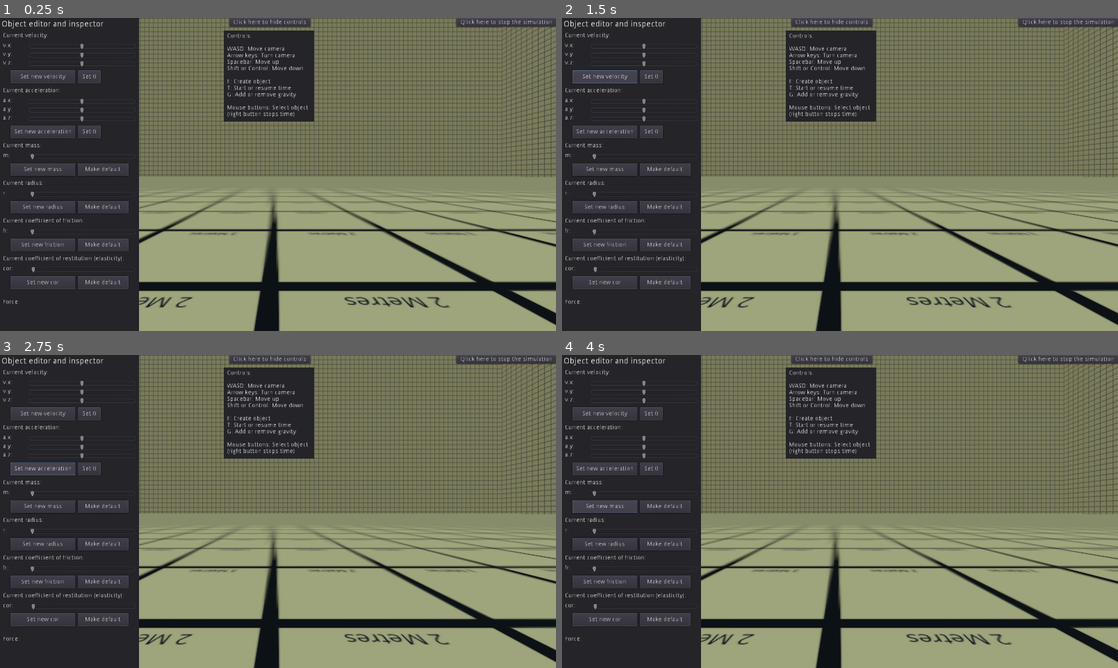
Above: before the commit, frames 1-4 (two rows, left to right).
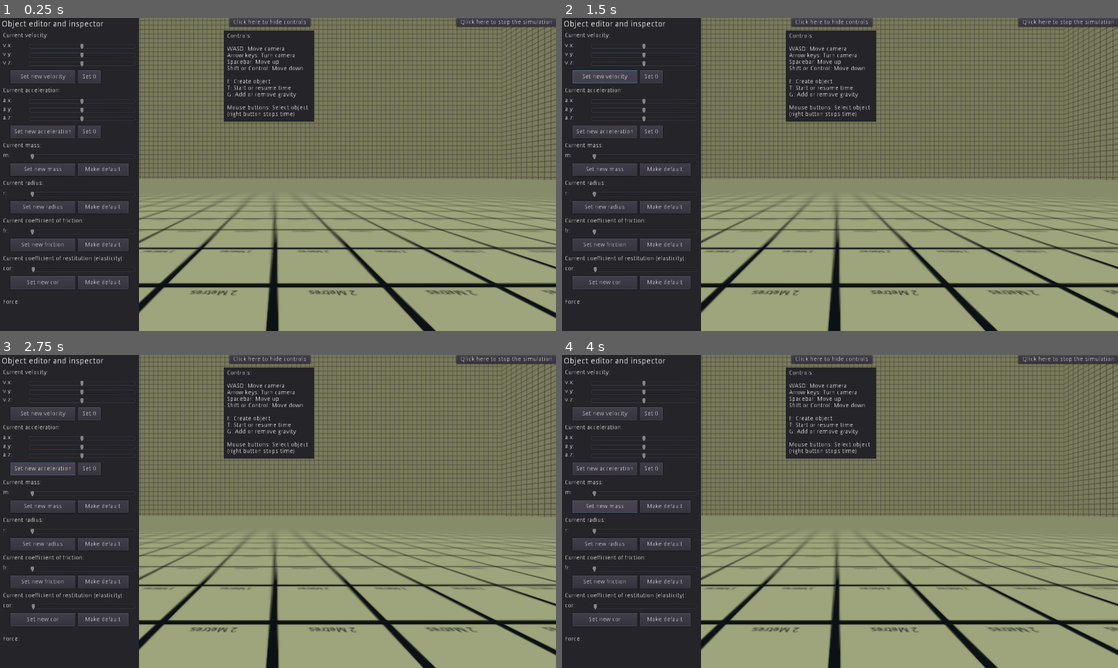
Above: after the commit, the same moments.

Repository: IvoMiricRibeiro/MaturaArbeit
Game: Godot game, scene res://Spatial.tscn
The game is run twice, just before and just after one commit, with the same random seed, the same clock (stepped at 60 frames per second) and the same inputs.
Inputs:
- Up to frame 1 (0.25 s): no input
- Up to frame 2 (1.5 s): click "Set new velocity" at 0.5 s; click "Set new velocity" at 1.25 s
- Up to frame 3 (2.75 s): click "Set new acceleration" at 2 s
- Up to frame 4 (4 s): click "Set new acceleration" at 2.75 s; click "Set new mass" at 3.5 s

The runs differ from the first frame. In frame 1, 12% of the frame differs, in the area x 25-100%, y 0-100%; in frame 2, 12%; in frame 3, 12%; in frame 4, 12%.

Commit message:
Tiny fixes.

Diff:
--- a/Body.gd
+++ b/Body.gd
@@ -3,7 +3,7 @@
 var Velocity = Vector3() setget VSet
 var Acceleration = Vector3() setget ASet
 
-var Mass = 1.0 setget MSet
+var Mass = 1 setget MSet
 var Elastic = false
 var Friction = 0.2
 var Radius = 1
@@ -21,7 +21,7 @@
 onready var Controler = get_parent()
 onready var CMesh = $CSGMesh
 
-var COR = 1.0
+var COR = 1
 
 #Setters functions for other bodies
 func VSet(param):
@@ -59,6 +59,7 @@
 
 		move_and_slide(Velocity)
 
+		#CanAccelerate = true
 		AgainstSurface = [false, false, false]
 		ElasColHappened = [false, false, false]
 		#Collisions
@@ -77,25 +78,25 @@
 					var PD1 = translation-body.translation
 					var CorN = (COR+body.COR)/2
 
-					var dV1n = (((1+CorN)*M2)/(M1+M2))*(PD1.normalized()*(V2-V1))*PD1.normalized()
-					VSet(V1+dV1n)
-					body.VSet(V2-dV1n)
+					var dV = (((1+CorN)*M2)/(M1+M2))*((Vector3(V1-V2).dot((PD1)))/PD1.length_squared())*PD1
+					VSet(V1-dV)
+					body.VSet(V2+dV)
 
 				if body.HasCollided == true:
 					body.HasColSet(false)
 				HasColSet(false)
 
 			if body is StaticBody:
-				var Vn = Velocity[0]
 				var axis = 0
 				var dis = self.translation-body.translation
-				CanAccelerate = false
+				#CanAccelerate = false
 				while axis < 3:
 					if body.get_collision_layer_bit(axis) == true:
+						var Vn = Velocity[axis]
 						if ElasColHappened[axis] == false:
 							ElasColHappened[axis] = true
 							Vn = -Velocity[axis]*COR
-						if sqrt(Vn*Vn) < 0.2:
+						if sqrt(Vn*Vn) < 0.5:
 							Vn = 0
 						Velocity[axis] = Vn
 						if Vn == 0:
@@ -113,14 +114,12 @@
 				else:
 					VSet(Velocity-(FricForce/(Mass*60)))
 
-
 		for axis in AgainstSurface.size():
 			if AgainstSurface[axis] == true:
 				Velocity[axis] = 0
 
 		NormalForce = Vector3()
 		FricForce = Vector3()
-		CanAccelerate = true
 
 #From https://www.youtube.com/watch?v=U5qGj8qt7VU
 func _on_Sphere_input_event(camera, event, position, normal, shape_idx):
--- a/Spatial.tscn
+++ b/Spatial.tscn
@@ -21,7 +21,7 @@
 }
 
 [node name="CameraBody" type="KinematicBody" parent="."]
-transform = Transform( 1, 0, 0, 0, 1, 0, 0, 0, 1, 0, 2, 0 )
+transform = Transform( 1, 0, 0, 0, 1, 0, 0, 0, 1, 0, 2.98775, 0 )
 script = ExtResource( 1 )
 
 [node name="Camera" type="Camera" parent="CameraBody"]
Not shown, changed: export_presets.cfg
